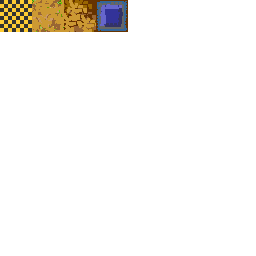
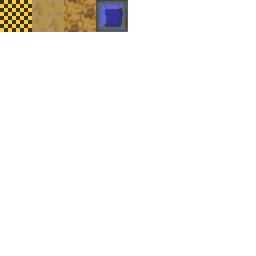
Comparing the layer stacks of the two 256×256 images. Changes:
painted on "Background" over [32, 0, 128, 32]
